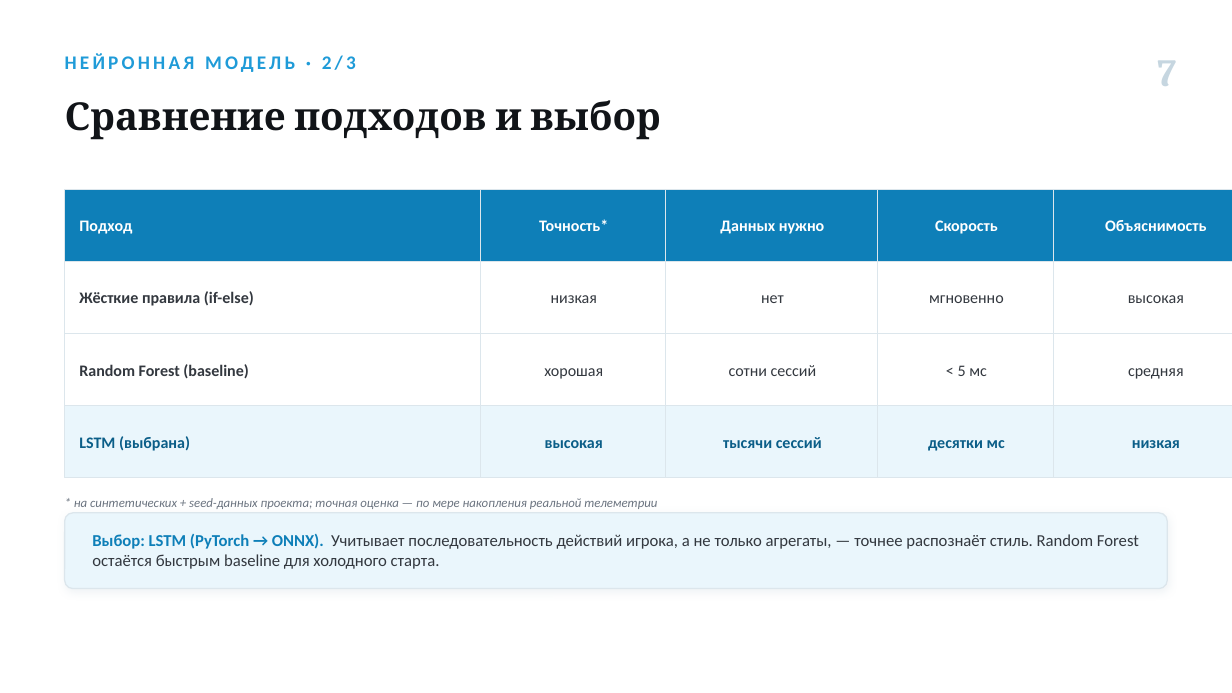
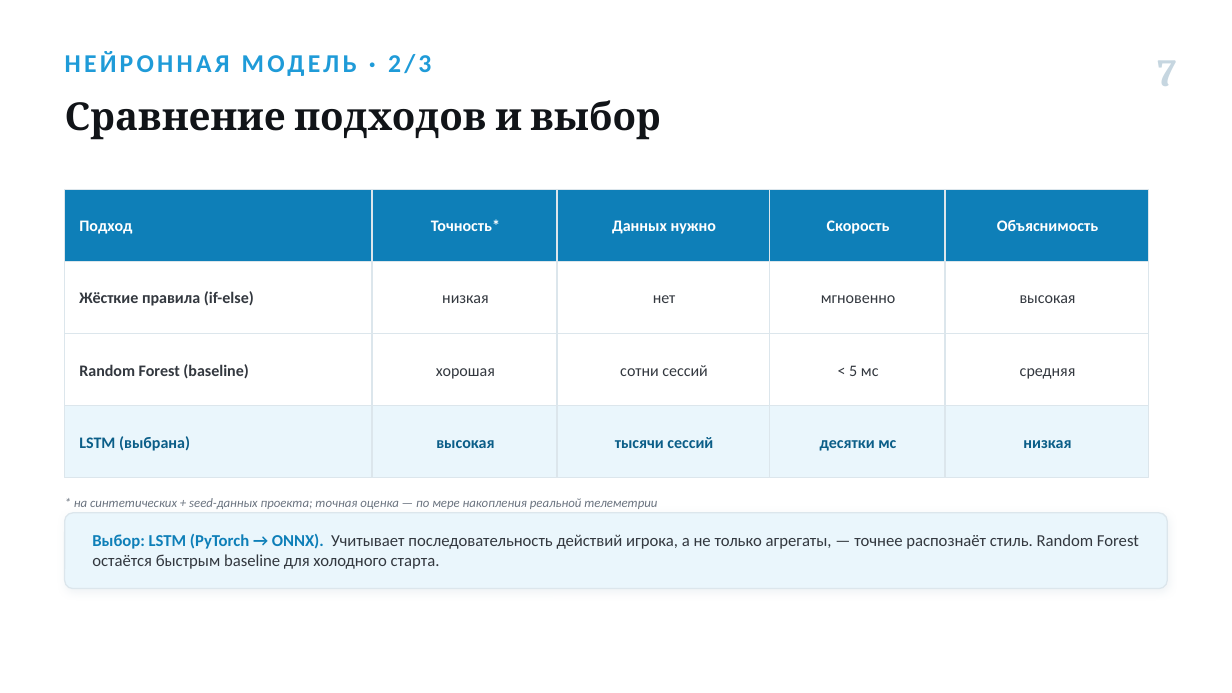
Before and after one commit to Antizi/diplom-Game_Plugs_Ai, a slide deck: slide 7 of presentations/Изотов_ВКР_нейросетевая-модель_NEW.pptx. Drawn at 1232x693 pixels with LibreOffice and Linux fonts; fonts in the diff are those of the drawing. Boxes give left, top, right and bottom in pixels: in the first picture for what was removed or moved away, otherwise in the second. Text is boxed around its words. In the diff, an @@ line names an element or a change of style, - is before the commit and + after.

```diff
--- a/presentations/Изотов_ВКР_нейросетевая-модель_NEW.pptx
+++ b/presentations/Изотов_ВКР_нейросетевая-модель_NEW.pptx
@@ text "НЕЙРОННАЯ МОДЕЛЬ · 2/3" at box(388, 55, 431, 72): size 15 to 20 pt @@
@@ rectangle: place and size @@
-rectangle at box(65, 189, 481, 262)
+rectangle at box(65, 189, 372, 262)
@@ rectangle: place and size @@
-rectangle at box(65, 262, 481, 334)
+rectangle at box(65, 262, 372, 334)
@@ rectangle: place and size @@
-rectangle at box(65, 334, 481, 406)
+rectangle at box(65, 334, 372, 406)
@@ rectangle: place and size @@
-rectangle at box(65, 406, 481, 478)
+rectangle at box(65, 406, 372, 478)
@@ 16 texts, 16 rectangles: place and size @@
-16 texts, 16 rectangles at box(481, 189, 1232, 478)
+16 texts, 16 rectangles at box(372, 189, 1149, 478)
```
Also in this commit, not shown: 11 other slides changed, 14 other files.
